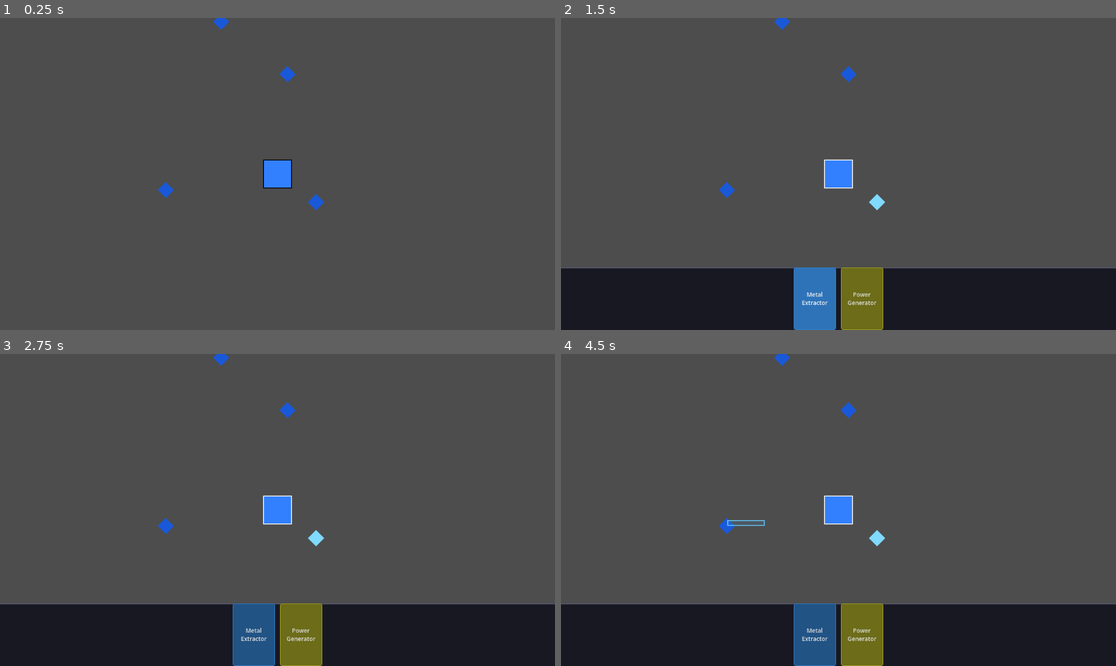
Above: before the commit, frames 1-4 (two rows, left to right).
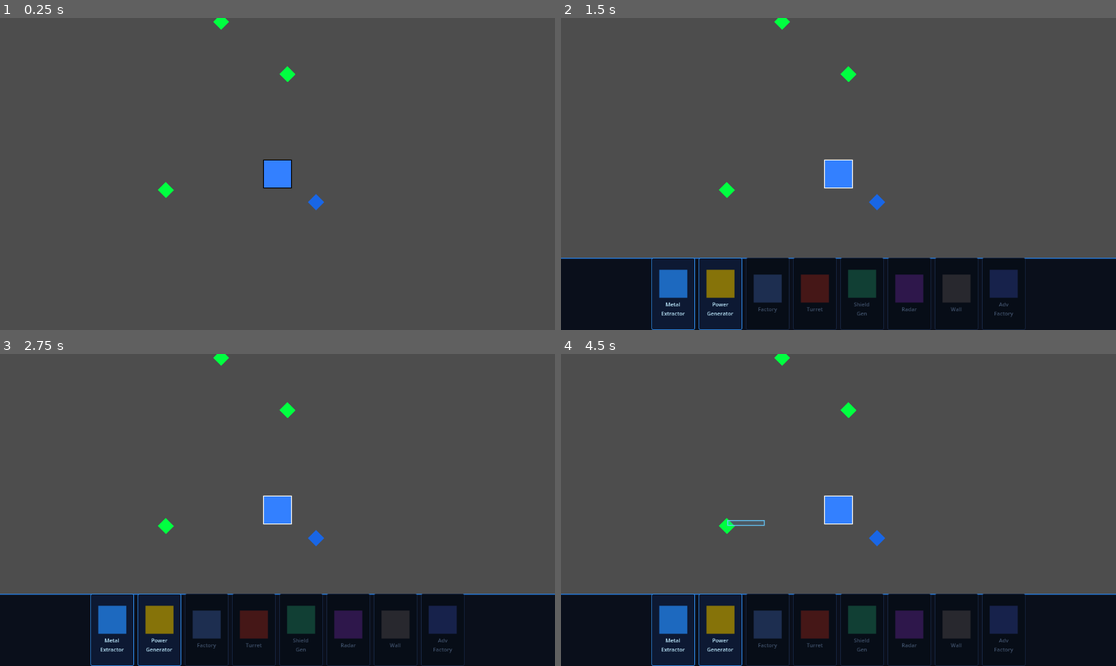
Above: after the commit, the same moments.

Repository: megantebro/roguelike-rts
Game: Godot game, scene res://scenes/main.tscn
Same seed, same stepped clock (60 frames per second), same inputs: the game is played once before the commit and once after it.
Inputs (mouse positions are in pixels of both pictures, inside the frame that each line leads up to):
- Up to frame 1 (0.25 s): no input
- Up to frame 2 (1.5 s): tap Enter at 0.5 s; drag from (838, 174) to (894, 105) at 0.52 s; click (816, 298) at 1.25 s, where only the run before the commit has a clickable "Metal Extractor"
- Up to frame 3 (2.75 s): click (111, 628) at 2.02 s
- Up to frame 4 (4.5 s): click (860, 634) at 2.75 s, where only the run before the commit has a clickable "Power Generator"; click (721, 628) at 3.52 s; tap Space at 4.25 s; drag from (727, 525) to (838, 510) at 4.27 s

The runs differ from the first frame. In frame 1, 0.2% of the frame differs, in the area x 28-54%, y 0-58%; in frame 2, 9.8%, in the area x 0-100%, y 0-100%; in frame 3, 9.8%; in frame 4, 9.8%.

Commit message:
Redesign HUD and resource claiming mechanic
- Resources default to green, turn blue permanently when commander enters 1.5 tile radius
- HUD redesigned in PA:TITANS dark navy style (8 slots, active/locked states)
- Removed temporary nearby highlight in favor of permanent claim color

Co-Authored-By: Claude Sonnet 4.6 <noreply@anthropic.com>

Diff:
--- a/scripts/commander_hud.gd
+++ b/scripts/commander_hud.gd
@@ -1,9 +1,25 @@
 extends CanvasLayer
 
-const BUILD_OPTIONS := [
-	{"name": "Metal\nExtractor",  "color": Color(0.2, 0.5, 0.8)},
-	{"name": "Power\nGenerator",  "color": Color(0.65, 0.65, 0.15)},
+const BUILDINGS := [
+	{"name": "Metal\nExtractor", "color": Color(0.15, 0.55, 1.00), "locked": false},
+	{"name": "Power\nGenerator", "color": Color(0.70, 0.60, 0.05), "locked": false},
+	{"name": "Factory",          "color": Color(0.25, 0.40, 0.70), "locked": true},
+	{"name": "Turret",           "color": Color(0.60, 0.20, 0.20), "locked": true},
+	{"name": "Shield\nGen",      "color": Color(0.15, 0.55, 0.45), "locked": true},
+	{"name": "Radar",            "color": Color(0.40, 0.20, 0.65), "locked": true},
+	{"name": "Wall",             "color": Color(0.35, 0.35, 0.40), "locked": true},
+	{"name": "Adv\nFactory",     "color": Color(0.20, 0.30, 0.65), "locked": true},
 ]
+
+const BG_COL      := Color(0.03, 0.05, 0.10, 0.96)
+const TOP_LINE    := Color(0.15, 0.50, 0.90, 0.90)
+const BTN_BG      := Color(0.05, 0.10, 0.20, 1.0)
+const BTN_BDR     := Color(0.20, 0.60, 1.00, 1.0)
+const BTN_HOVER   := Color(0.10, 0.20, 0.38, 1.0)
+const LOCK_BG     := Color(0.03, 0.05, 0.09, 1.0)
+const LOCK_BDR    := Color(0.10, 0.16, 0.28, 1.0)
+const LBL_ACTIVE  := Color(0.75, 0.92, 1.00)
+const LBL_LOCKED  := Color(0.25, 0.32, 0.42)
 
 func _ready() -> void:
 	layer = 5
@@ -13,52 +29,71 @@
 func _build_ui() -> void:
 	var panel := Panel.new()
 	panel.set_anchors_preset(Control.PRESET_BOTTOM_WIDE)
-	panel.custom_minimum_size = Vector2(0, 130)
-	panel.offset_top = -130
+	panel.custom_minimum_size = Vector2(0, 150)
+	panel.offset_top    = -150
 	panel.offset_bottom = 0
 
 	var bg := StyleBoxFlat.new()
-	bg.bg_color = Color(0.08, 0.08, 0.12, 0.93)
+	bg.bg_color = BG_COL
 	bg.border_width_top = 2
-	bg.border_color = Color(0.35, 0.35, 0.45)
+	bg.border_color     = TOP_LINE
 	panel.add_theme_stylebox_override("panel", bg)
 	add_child(panel)
 
 	var hbox := HBoxContainer.new()
 	hbox.set_anchors_preset(Control.PRESET_FULL_RECT)
-	hbox.add_theme_constant_override("separation", 10)
+	hbox.add_theme_constant_override("separation", 8)
 	hbox.alignment = BoxContainer.ALIGNMENT_CENTER
 	panel.add_child(hbox)
 
-	for opt in BUILD_OPTIONS:
-		hbox.add_child(_make_button(opt))
+	for b in BUILDINGS:
+		hbox.add_child(_make_button(b))
 
-func _make_button(opt: Dictionary) -> Control:
+func _make_button(b: Dictionary) -> Control:
+	var locked: bool = b["locked"]
 	var btn := Button.new()
-	btn.custom_minimum_size = Vector2(88, 110)
-	btn.text = opt["name"]
-	btn.add_theme_font_size_override("font_size", 12)
+	btn.custom_minimum_size = Vector2(90, 134)
+	btn.disabled   = locked
+	btn.focus_mode = Control.FOCUS_NONE
+	btn.mouse_default_cursor_shape = Control.CURSOR_POINTING_HAND if not locked else Control.CURSOR_ARROW
 
-	var normal := StyleBoxFlat.new()
-	normal.bg_color = opt["color"].darkened(0.35)
-	normal.border_width_left   = 1
-	normal.border_width_right  = 1
-	normal.border_width_top    = 1
-	normal.border_width_bottom = 1
-	normal.border_color = opt["color"]
-	normal.corner_radius_top_left    = 4
-	normal.corner_radius_top_right   = 4
-	normal.corner_radius_bottom_left = 4
-	normal.corner_radius_bottom_right = 4
-	btn.add_theme_stylebox_override("normal", normal)
+	var bg_col  := LOCK_BG  if locked else BTN_BG
+	var bdr_col := LOCK_BDR if locked else BTN_BDR
 
-	var hover := normal.duplicate() as StyleBoxFlat
-	hover.bg_color = opt["color"].darkened(0.1)
-	btn.add_theme_stylebox_override("hover", hover)
+	for sname in ["normal", "hover", "pressed", "disabled", "focus"]:
+		var s := StyleBoxFlat.new()
+		s.bg_color = BTN_HOVER if sname == "hover" else bg_col
+		s.border_width_left   = 1
+		s.border_width_right  = 1
+		s.border_width_top    = 1
+		s.border_width_bottom = 1
+		s.border_color = bdr_col
+		s.corner_radius_top_left     = 3
+		s.corner_radius_top_right    = 3
+		s.corner_radius_bottom_left  = 3
+		s.corner_radius_bottom_right = 3
+		btn.add_theme_stylebox_override(sname, s)
 
-	var pressed := normal.duplicate() as StyleBoxFlat
-	pressed.bg_color = opt["color"].lightened(0.1)
-	btn.add_theme_stylebox_override("pressed", pressed)
+	var vbox := VBoxContainer.new()
+	vbox.set_anchors_preset(Control.PRESET_FULL_RECT)
+	vbox.alignment = BoxContainer.ALIGNMENT_CENTER
+	vbox.add_theme_constant_override("separation", 6)
+	btn.add_child(vbox)
+
+	var icon_wrap := CenterContainer.new()
+	var icon := ColorRect.new()
+	icon.custom_minimum_size = Vector2(58, 58)
+	var icon_col: Color = b["color"]
+	icon.color = icon_col.darkened(0.55) if locked else icon_col.darkened(0.25)
+	icon_wrap.add_child(icon)
+	vbox.add_child(icon_wrap)
+
+	var lbl := Label.new()
+	lbl.text = b["name"]
+	lbl.horizontal_alignment = HORIZONTAL_ALIGNMENT_CENTER
+	lbl.add_theme_font_size_override("font_size", 11)
+	lbl.add_theme_color_override("font_color", LBL_LOCKED if locked else LBL_ACTIVE)
+	vbox.add_child(lbl)
 
 	return btn
 
--- a/scripts/main.gd
+++ b/scripts/main.gd
@@ -9,11 +9,11 @@
 const DRAG_THRESHOLD := 8.0
 const RESOURCE_RADIUS := TILE_SIZE * 1.5
 
-const RES_COLOR        := Color(0.1, 0.35, 0.85)
-const RES_COLOR_NEARBY := Color(0.5, 0.85, 1.0)
+const RES_COLOR         := Color(0.0, 1.0, 0.25)
+const RES_COLOR_CLAIMED := Color(0.1, 0.4, 0.9)
 
 var _resource_positions: Array[Vector2] = []
-var _nearby_resource_indices: Array[int] = []
+var _claimed_resources: Dictionary = {}
 var _selected_units: Array = []
 var _left_on_ground := false
 var _is_dragging := false
@@ -30,11 +30,8 @@
 	NetworkManager.player_left.connect(_on_player_left)
 
 func _process(delta: float) -> void:
-	if _selected_units.size() > 0:
-		_update_nearby_resources(_selected_units[0].position)
-	elif _nearby_resource_indices.size() > 0:
-		_nearby_resource_indices.clear()
-		queue_redraw()
+	if is_instance_valid(_p1):
+		_update_claimed_resources(_p1.position)
 	_send_timer += delta
 	if _send_timer >= SEND_INTERVAL and is_instance_valid(_p1):
 		_send_timer = 0.0
@@ -54,21 +51,22 @@
 		var y := rng.randf_range(3 * TILE_SIZE, (MAP_H - 3) * TILE_SIZE)
 		_resource_positions.append(Vector2(x, y))
 
-func _update_nearby_resources(commander_pos: Vector2) -> void:
+func _update_claimed_resources(commander_pos: Vector2) -> void:
 	var r2 := RESOURCE_RADIUS * RESOURCE_RADIUS
-	var new_nearby: Array[int] = []
+	var changed := false
 	for i in _resource_positions.size():
-		if commander_pos.distance_squared_to(_resource_positions[i]) <= r2:
-			new_nearby.append(i)
-	if new_nearby != _nearby_resource_indices:
-		_nearby_resource_indices = new_nearby
+		if not _claimed_resources.has(i):
+			if commander_pos.distance_squared_to(_resource_positions[i]) <= r2:
+				_claimed_resources[i] = true
+				changed = true
+	if changed:
 		queue_redraw()
 
 func _draw_resources() -> void:
 	var s := 14.0
 	for i in _resource_positions.size():
 		var pos := _resource_positions[i]
-		var col := RES_COLOR_NEARBY if _nearby_resource_indices.has(i) else RES_COLOR
+		var col := RES_COLOR_CLAIMED if _claimed_resources.has(i) else RES_COLOR
 		draw_colored_polygon(PackedVector2Array([
 			Vector2(pos.x,     pos.y - s),
 			Vector2(pos.x + s, pos.y),
Not shown, added: scripts/network_manager.gd.uid
